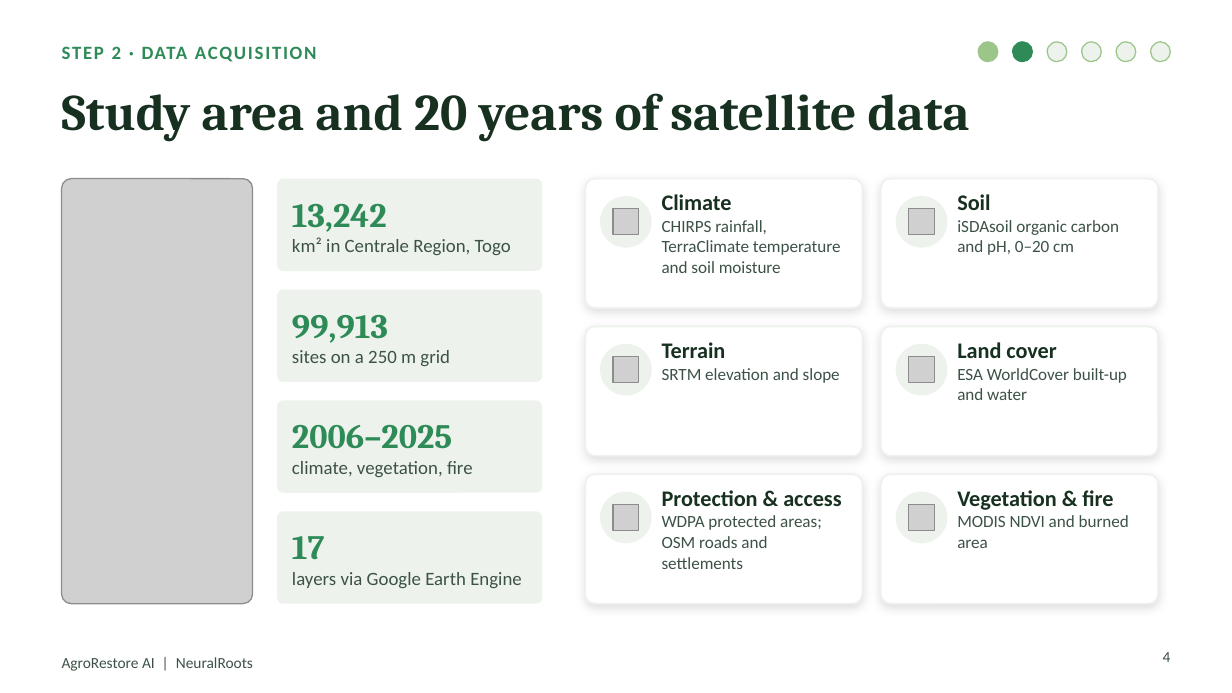
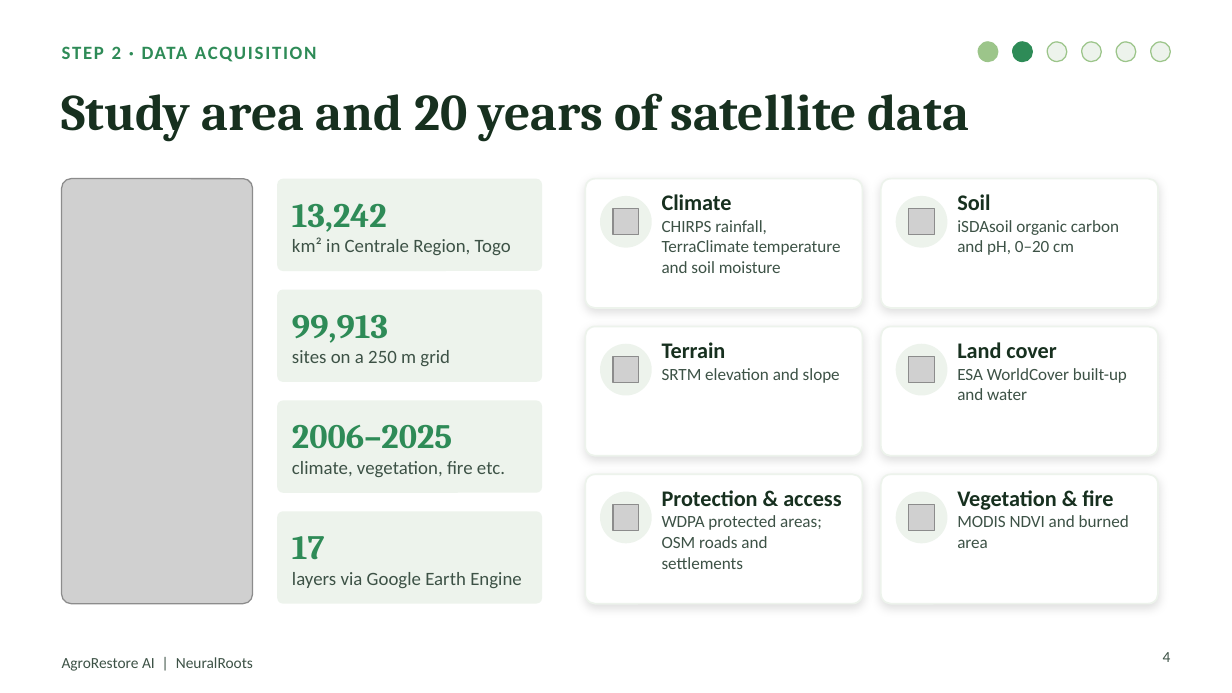
Before and after one commit to TypsonRS/ds-capstoneKSD, a slide deck: slide 4 of PROJECT_DATA_SCIENCE/presentation/AgroRestoreAI_DemoDay.pptx. Drawn at 1232x693 pixels with LibreOffice and Linux fonts; fonts in the diff are those of the drawing; grey boxes stand for pictures. Boxes give left, top, right and bottom in pixels: in the first picture for what was removed or moved away, otherwise in the second. Text is boxed around its words. In the diff, an @@ line names an element or a change of style, - is before the commit and + after.

```diff
--- a/PROJECT_DATA_SCIENCE/presentation/AgroRestoreAI_DemoDay.pptx
+++ b/PROJECT_DATA_SCIENCE/presentation/AgroRestoreAI_DemoDay.pptx
@@ text at box(292, 461, 505, 477): text changed @@
-climate, vegetation, fire
+climate, vegetation, fire etc.
```
Also in this commit, not shown: 4 other slides changed, 7 other files.
